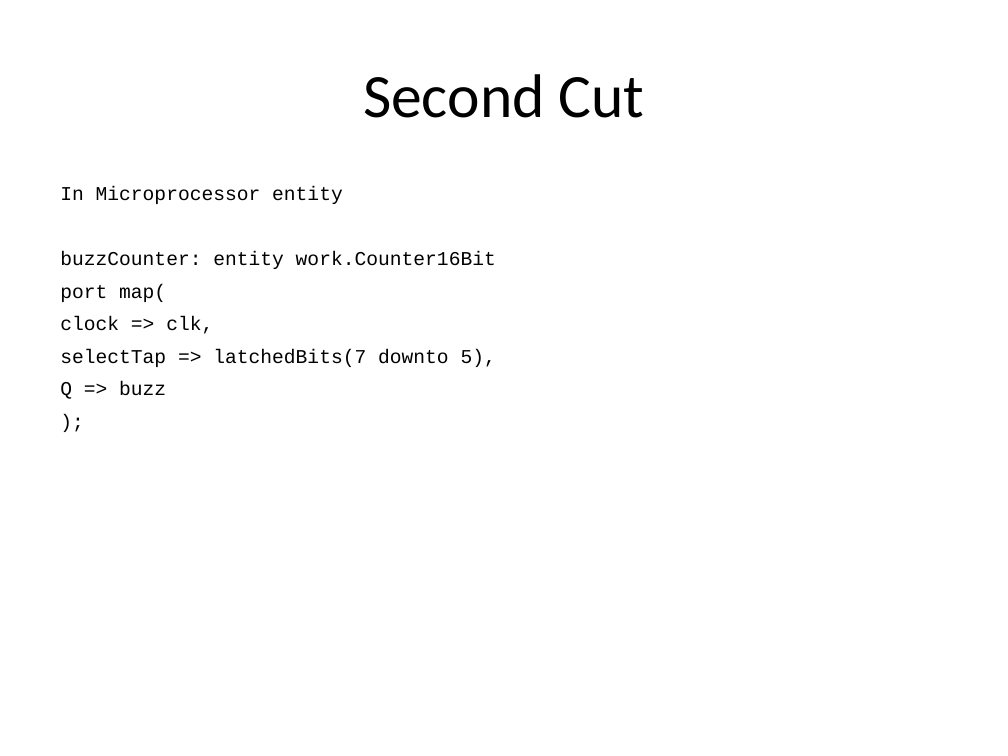
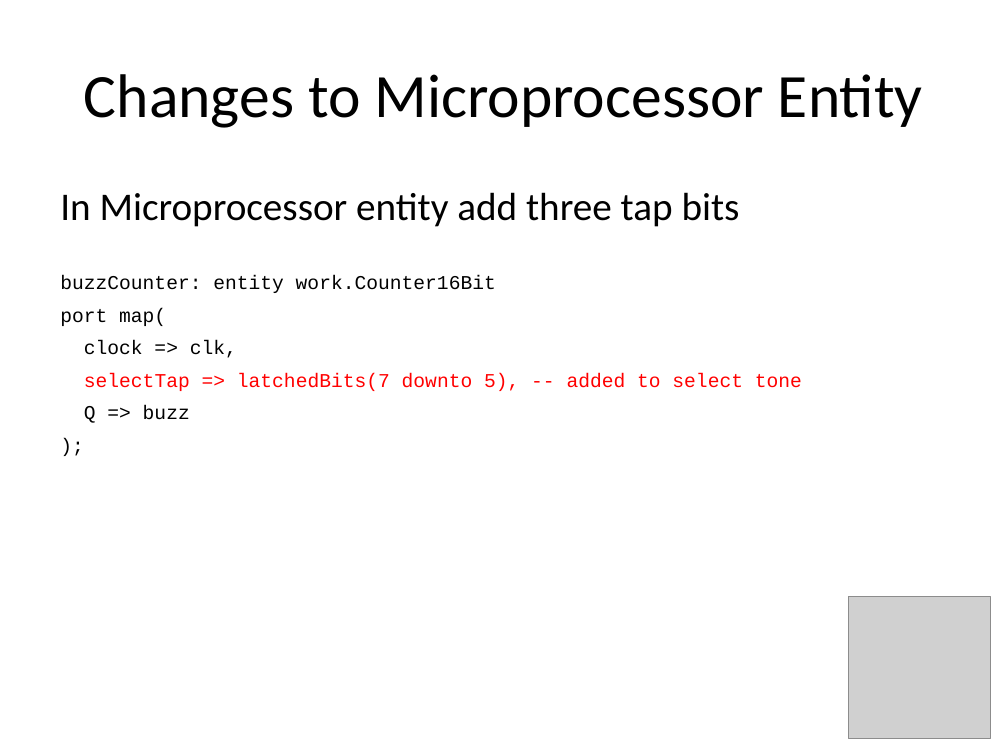
Before and after one commit to douggilliland/MultiComp, a slide deck: slide 20 of MultiComp (VHDL Template)/Components/SoundGen/Documentation/Sound Generator.pptx (slide 14 before the commit). Drawn at 1008x756 pixels with LibreOffice and Linux fonts; fonts in the diff are those of the drawing; grey boxes stand for pictures. Boxes give left, top, right and bottom in pixels: in the first picture for what was removed or moved away, otherwise in the second. Text is boxed around its words. In the diff, an @@ line names an element or a change of style, - is before the commit and + after.

```diff
--- a/MultiComp (VHDL Template)/Components/SoundGen/Documentation/Sound Generator.pptx
+++ b/MultiComp (VHDL Template)/Components/SoundGen/Documentation/Sound Generator.pptx
@@ text at [84,74,923,128]: text changed @@
-Second Cut
+Changes to Microprocessor Entity
@@ text at [60,192,740,227]: text changed; size 14 to 28 pt; font Courier New to Calibri @@
-In Microprocessor entity
+In Microprocessor entity add three tap bits
@@ text at [84,373,802,391]: text changed; text colour #000000 to #FF0000 @@
-selectTap => latchedBits(7 downto 5),
+selectTap => latchedBits(7 downto 5), -- added to select tone
@@ picture added at [849,597,991,739] @@
```
Also in this commit, not shown: 30 other slides changed, 27 slides added, 1 slide removed, 5 other files.
